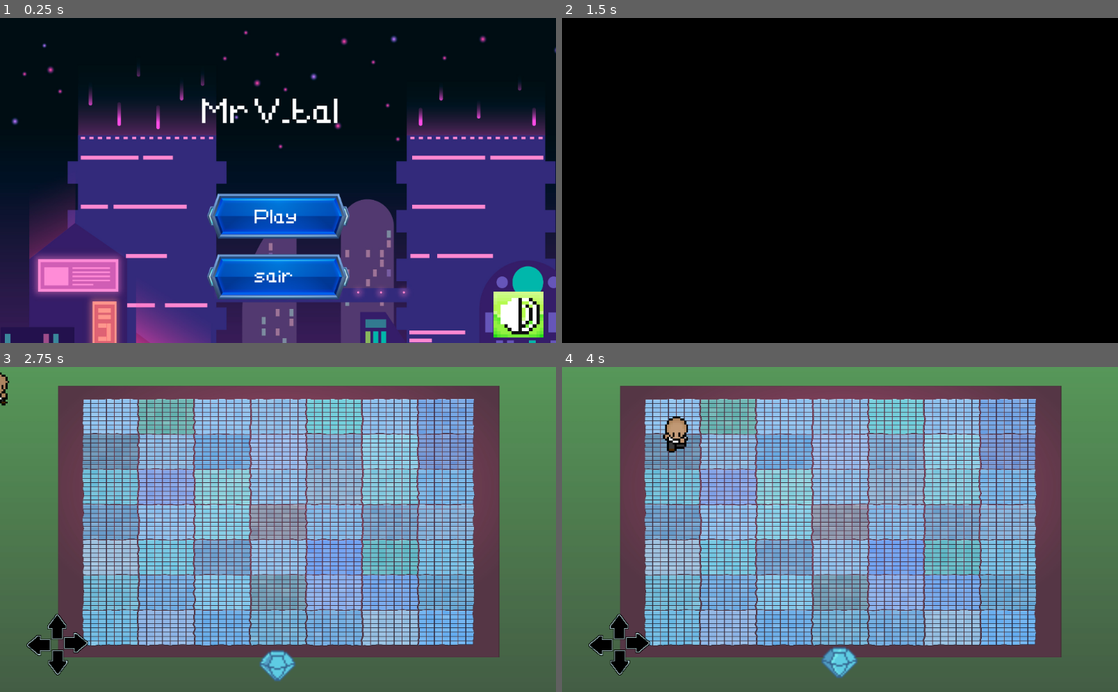
Above: before the commit, frames 1-4 (two rows, left to right).
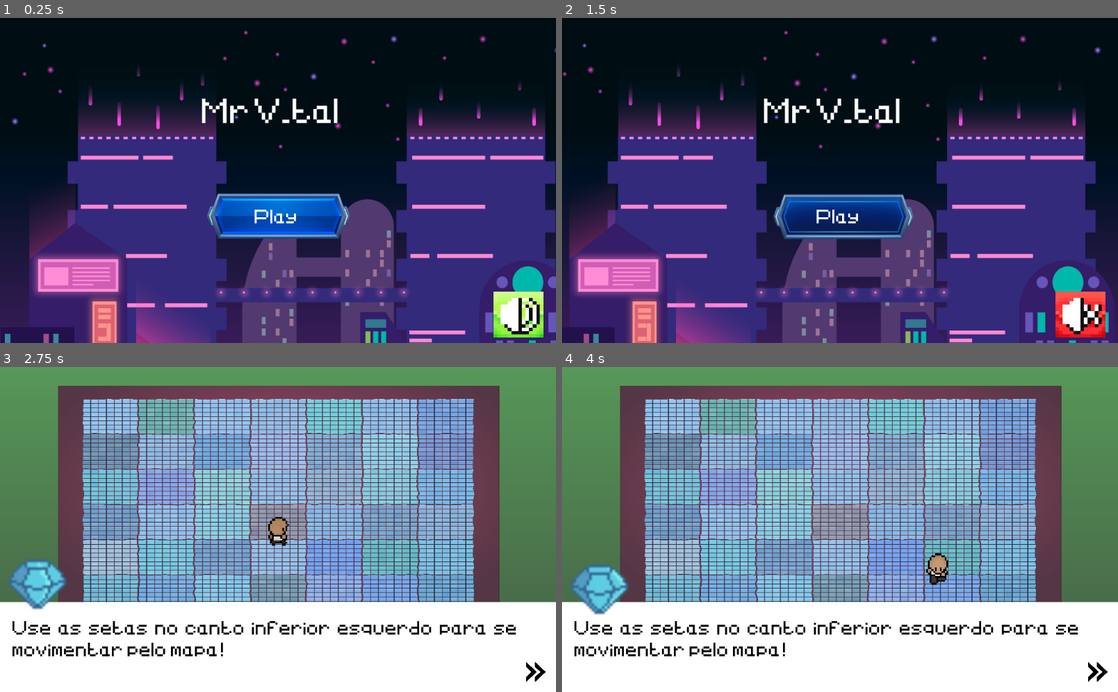
Above: after the commit, the same moments.

Repository: 2023M1T8-Inteli/grupo3
Game: Godot game, scene res://cenas/menu/Menu.tscn
The game is run twice, just before and just after one commit, with the same random seed, the same clock (stepped at 60 frames per second) and the same inputs.
Inputs (mouse positions are in pixels of both pictures, inside the frame that each line leads up to):
- Up to frame 1 (0.25 s): no input
- Up to frame 2 (1.5 s): click (1079, 313) at 0.5 s; click "Play" at 1.25 s
- Up to frame 3 (2.75 s): click (533, 672) at 2.02 s
- Up to frame 4 (4 s): tap Enter (ui_accept) at 2.75, 3.02, 3.77 s; hold Right (ui_right) 2.78-3.53 s; hold Down (ui_down) from 3.53 s (still down)

The runs differ from the first frame. In frame 1, 3.3% of the frame differs, in the area x 37-63%, y 72-87%; in frame 2, 70%, in the area x 0-100%, y 3-100%; in frame 3, 29%; in frame 4, 29%.

Commit message:
Mudança

Diff:
--- a/src/Projeto-MR.Vtal/cenas/mapa_principal/mapa_principal.tscn
+++ b/src/Projeto-MR.Vtal/cenas/mapa_principal/mapa_principal.tscn
@@ -144,7 +144,7 @@
 extents = Vector2( 9.5, 72.5 )
 
 [sub_resource type="DynamicFont" id=10]
-size = 20
+size = 28
 font_data = ExtResource( 4 )
 
 [sub_resource type="DynamicFont" id=11]
@@ -444,12 +444,6 @@
 position = Vector2( -1137, 1106 )
 shape = SubResource( 6 )
 
-[node name="Barreira5" type="CollisionPolygon2D" parent="Mapa_detalhes/Colisões"]
-polygon = PoolVector2Array( 355, -286, 379, -286, 391, -271, 385, -255, 414, -253, 422, -236, 417, -223, 440, -221, 456, -204, 448, -190, 481, -189, 469, -218, 448, -226, 434, -252, 415, -259, 404, -282, 383, -291, 371, -316, 359, -309 )
-
-[node name="Barreira" type="CollisionPolygon2D" parent="Mapa_detalhes/Colisões"]
-polygon = PoolVector2Array( -189, -191, -162, -190, -172, -215, -158, -222, -128, -222, -140, -246, -125, -253, -95, -254, -106, -279, -92, -287, -66, -287, -75, -316, -96, -303, -181, -216 )
-
 [node name="CollisionShape2D" type="CollisionShape2D" parent="Mapa_detalhes/Colisões"]
 position = Vector2( 624, 725 )
 shape = SubResource( 9 )
@@ -593,10 +587,10 @@
 
 [node name="texto" type="Label" parent="dialogo/Dialogo"]
 modulate = Color( 0, 0, 0, 1 )
-margin_left = 11.0
+margin_left = 15.0
 margin_top = 51.0
 margin_right = 964.0
-margin_bottom = 184.0
+margin_bottom = 177.0
 custom_fonts/font = SubResource( 10 )
 text = "asdasdasdasd"
 align = 3
--- a/src/Projeto-MR.Vtal/cenas/menu/Menu.tscn
+++ b/src/Projeto-MR.Vtal/cenas/menu/Menu.tscn
@@ -60,10 +60,10 @@
 volume_db = -33.681
 autoplay = true
 
-[node name="AudioStreamPlayer2D" type="AudioStreamPlayer2D" parent="TextureRect"]
+[node name="clique_botao" type="AudioStreamPlayer2D" parent="TextureRect"]
 scale = Vector2( 1.85959, 1.79081 )
 stream = ExtResource( 9 )
-volume_db = 1.0
+volume_db = 0.1
 
 [node name="Timer" type="Timer" parent="TextureRect"]
 wait_time = 0.21
@@ -90,22 +90,6 @@
 custom_fonts/font = SubResource( 1 )
 text = "Play"
 
-[node name="sair" type="TextureButton" parent="VBoxContainer"]
-margin_top = 112.0
-margin_right = 417.0
-margin_bottom = 220.0
-texture_normal = ExtResource( 2 )
-texture_pressed = ExtResource( 4 )
-texture_hover = ExtResource( 1 )
-
-[node name="Label" type="Label" parent="VBoxContainer/sair"]
-margin_left = 97.0
-margin_top = 29.0
-margin_right = 177.0
-margin_bottom = 66.0
-custom_fonts/font = SubResource( 1 )
-text = "sair"
-
 [node name="Label3" type="Label" parent="."]
 margin_left = 469.0
 margin_top = 136.0
@@ -128,4 +112,3 @@
 [connection signal="pressed" from="TextureRect/Volume" to="TextureRect" method="_on_Volume_pressed"]
 [connection signal="timeout" from="TextureRect/Timer" to="TextureRect" method="_on_Timer_timeout"]
 [connection signal="pressed" from="VBoxContainer/TextureButton" to="TextureRect" method="_on_TextureButton_pressed"]
-[connection signal="pressed" from="VBoxContainer/sair" to="TextureRect" method="_on_sair_pressed"]
--- a/src/Projeto-MR.Vtal/cenas/tutorial/tutorial.tscn
+++ b/src/Projeto-MR.Vtal/cenas/tutorial/tutorial.tscn
@@ -72,30 +72,30 @@
 texture = ExtResource( 1 )
 
 [node name="Personagem" parent="." instance=ExtResource( 3 )]
-position = Vector2( -6, 37 )
-scale = Vector2( 1.5, 1.5 )
+position = Vector2( 512, 300 )
+scale = Vector2( 1.3, 1.3 )
 
 [node name="gamepad" type="Node2D" parent="."]
-position = Vector2( 87, 434 )
+position = Vector2( 76, 402 )
 rotation = 0.000576615
-scale = Vector2( 0.949037, 1 )
+scale = Vector2( 1.4, 1.4 )
 
 [node name="up" type="TouchScreenButton" parent="gamepad"]
-position = Vector2( -10, 18 )
+position = Vector2( 6.65666, -4.00366 )
 normal = ExtResource( 8 )
 
 [node name="down" type="TouchScreenButton" parent="gamepad"]
-position = Vector2( 50, 139 )
+position = Vector2( 66.6566, 116.996 )
 rotation = 3.14159
 normal = ExtResource( 8 )
 
 [node name="right" type="TouchScreenButton" parent="gamepad"]
-position = Vector2( 83, 46 )
+position = Vector2( 98.8078, 22.8148 )
 rotation = 1.5708
 normal = ExtResource( 8 )
 
 [node name="left" type="TouchScreenButton" parent="gamepad"]
-position = Vector2( -44, 109 )
+position = Vector2( -28.1922, 85.8148 )
 rotation = -1.5708
 normal = ExtResource( 8 )
 
@@ -110,6 +110,7 @@
 position = Vector2( -0.271179, 1.62711 )
 scale = Vector2( 0.804555, 0.804555 )
 frames = SubResource( 10 )
+frame = 5
 playing = true
 
 [node name="CanvasLayer" type="CanvasLayer" parent="."]
@@ -120,7 +121,6 @@
 margin_bottom = 40.0
 
 [node name="dialogo" type="ColorRect" parent="."]
-visible = false
 margin_left = -1.0
 margin_top = 434.0
 margin_right = 1026.0
@@ -141,6 +141,7 @@
 position = Vector2( 70, -26 )
 scale = Vector2( 4.77295, 4.77295 )
 frames = SubResource( 10 )
+frame = 5
 playing = true
 
 [node name="TextureButton" type="TextureButton" parent="dialogo"]
--- a/src/Projeto-MR.Vtal/hud.gd
+++ b/src/Projeto-MR.Vtal/hud.gd
@@ -3,6 +3,7 @@
 
 func _ready():
 	$VBoxContainer/pont_0.show()
+
 func _process(delta):
 
 	if Global.pontuacao == 1:
@@ -11,32 +12,32 @@
 		$VBoxContainer/pont_0.hide()
 		$VBoxContainer/pont3.hide()
 		$VBoxContainer/pont_4.hide()
+
 	elif Global.pontuacao == 2:
 		$VBoxContainer/pont_2.show()
 		$VBoxContainer/pont_1.hide()
 		$VBoxContainer/pont_0.hide()
 		$VBoxContainer/pont3.hide()
 		$VBoxContainer/pont_4.hide()
+
 	elif Global.pontuacao == 3:
 		$VBoxContainer/pont3.show()
 		$VBoxContainer/pont_2.hide()
 		$VBoxContainer/pont_1.hide()
 		$VBoxContainer/pont_0.hide()
 		$VBoxContainer/pont_4.hide()
+
 	elif Global.pontuacao == 4:
-
-
 		$VBoxContainer/pont_1.hide()
 		$VBoxContainer/pont_0.hide()
 		$VBoxContainer/pont3.hide()
 		$VBoxContainer/pont_2.hide()
 		$VBoxContainer/pont_4.show()
 		$Timer.start()
+
 	if Global.pontuacao == 2:
 		Global.nivel_2 = true
 		$VBoxContainer/nome_nivel.texture = load("res://imagens/níveis/MolduraDuquePronta.png")
-
-
 
 func _on_Timer_timeout():
 	$VBoxContainer/pont_4.hide()
--- a/src/Projeto-MR.Vtal/scripts/global/global.gd
+++ b/src/Projeto-MR.Vtal/scripts/global/global.gd
@@ -31,6 +31,7 @@
 		1: "Como sua primeira tarefa, precisamos que você instale a fibra ótica de um cliente na casa do quarteirão abaixo!"
 	}
 }
+
 var nivel_1= false
 var nivel_2= false
 var nivel_3= false
@@ -55,7 +56,7 @@
 func velocity(x):
 	speed = x
 
-var speed = 300
+var speed = 250
 # Called when the node enters the scene tree for the first time.
 func _ready():
 	controle_nathalia = true
--- a/src/Projeto-MR.Vtal/scripts/mapa_principal/mapa_principal.gd
+++ b/src/Projeto-MR.Vtal/scripts/mapa_principal/mapa_principal.gd
@@ -3,6 +3,7 @@
 var dialogo = Global.falas["nathalia"] #carrega falas da nathalia
 var n = 0 #controle de falas, indíce do dicionário
 var controle = Global.controle_nathalia #controla se está no diálogo da nathalia, dicionário nathalia
+var nivel_2 = Global.nivel_2
 
 func _ready():
 	$dialogo.hide() #esconde dialogo e falas durante início da cena
@@ -15,13 +16,11 @@
 #		Global.nivel_1 = true
 #		Global.pontuacao = 0
 	else:
-		var nivel_2 = Global.nivel_2
 		$Situacao.queue_free() #após dialogo o personagem fica na posição inicial
 		$Personagem.position = Vector2(Global.posicaox,Global.posicaoy)
 		$excl.hide()
-	if Global.nivel_2 == true :
+	if Global.teste == true :
 		$nivel_1.start()
-
 
 func _on_Situacao_body_entered(body): #inicia animação nathalia e começa o timer da cena
 	$CanvasLayer.show()
@@ -76,12 +75,8 @@
 
 func _on_area_desbloqueada_timeout():
 	$Sprite/AnimationPlayer.play("sumir")
+	$Sprite/StaticBody2D.queue_free()
 	$nivel_1_2.start()
 
-
 func _on_area_reverso_timeout():
-	$Sprite/StaticBody2D.queue_free()
-	$Sprite.queue_free()
-	$Sprite/StaticBody2D/CollisionPolygon2D2.queue_free()
-	$Sprite/StaticBody2D/CollisionPolygon2D.queue_free()
 	$Personagem/Camera2D.position = Vector2(0,0)
--- a/src/Projeto-MR.Vtal/scripts/menu/TextureRect.gd
+++ b/src/Projeto-MR.Vtal/scripts/menu/TextureRect.gd
@@ -5,21 +5,27 @@
 #faz com que a variavel seja acessivel em outros scripts, como por exemplo no controle da interface grafica da cena
 # Called when the node enters the scene tree for the first time.
 func _ready():
+	$musica_fundo.play()
 	self.material.set_shader_param( "scroll_speed", scroll_speed)
 #ao iniciar a cena,  define um parametro shader "scroll_speed" para este objeto, ou seja um parametro que controla a disposição de pixels na tela
 
 func _on_TextureButton_pressed():
-	get_tree().change_scene("res://cenas/tutorial/tutorial.tscn")
+	$clique_botao.play()
+	$Timer.start()
+
 # ao pressionar o botão 1(play) troca para a tela de tutorial com o personagem principal
 
 func _on_Volume_pressed(): #ao clicar no botão de volume a música para e ao clicar novamente ela volta e assim sucessivamente
+	$clique_botao.play()
 	if music_status == true:
-		$musica_fundo.stop()
+		$musica_fundo.stream_paused = true
+		$Volume.texture_normal = load("res://imagens/menu/imagem (18).png")
 		music_status = false
 	else:
-		$musica_fundo.play()
+		$musica_fundo.stream_paused = false
+		$Volume.texture_normal = load("res://imagens/menu/imagem (17).png")
 		music_status = true
 
 
-func _on_sair_pressed():
-	get_tree().quit()
+func _on_Timer_timeout():
+	get_tree().change_scene("res://cenas/tutorial/tutorial.tscn")
--- a/src/Projeto-MR.Vtal/scripts/player/Jogador.gd
+++ b/src/Projeto-MR.Vtal/scripts/player/Jogador.gd
@@ -12,6 +12,7 @@
 var down = false
 var right = false
 var left = false
+
 func _ready() -> void:
 	screen_size = get_viewport_rect().size #Define o tamanho da tela
 
@@ -48,11 +49,11 @@
 				$Animacao.animation = 'baixo'
 		else:
 			$Animacao.stop()
-#		if controle_tela == false:
-#			pass
-#		else:
-#			position.x = clamp(position.x, 0, screen_size.x) #Define o limite horizontal da tela
-#			position.y = clamp(position.y, 0, screen_size.y) #Define o limite vertical da tela
+		if controle_tela == false:
+			pass
+		else:
+			position.x = clamp(position.x, 0, screen_size.x) #Define o limite horizontal da tela
+			position.y = clamp(position.y, 0, screen_size.y) #Define o limite vertical da tela
 		#Código comentado para poder instanciar o mapa principal diretamente sem definir a tela. Mas pro funcionamento do jogo, ele deve estar rodando
 func _on_Diamante_body_entered(body):
 	Global.velocity(0)
@@ -80,39 +81,29 @@
 func _on_Timer2_timeout():
 	pass
 
-
-
 func _on_up_pressed():
 	up = true # Replace with function body.
-
 
 func _on_up_released():
 	up = false #Replace with function body.
 
-
 func _on_down_pressed():
 	down = true # Replace with function body.
-
 
 func _on_down_released():
 	down = false # Replace with function body.
 
-
 func _on_right_pressed():
 	right = true # Replace with function body.
-
 
 func _on_left_pressed():
 	left = true# Replace with function body.
 
-
 func _on_right_released():
 	right = false # Replace with function body.
 
-
 func _on_left_released():
 	left = false # Replace with function body.
-
 
 func _on_Area2D_body_entered(body):
 	posicaox = position.x
--- a/src/Projeto-MR.Vtal/scripts/situacoes/Situação1.gd
+++ b/src/Projeto-MR.Vtal/scripts/situacoes/Situação1.gd
@@ -91,10 +91,7 @@
 	$CaixaDialogo/Button.show()
 
 func _on_passar_pressed(): #volta o personagem para o mapa
-	print(pontuacao)
-	print(Global.pontuacao)
+	Global.controle_false()
 	Global.atualizar_pontuacao(pontuacao)
-	if Global.pontuacao == 2:
-		Global.nivel_2 = true
-	Global.controle_false()
+	Global.teste = true
 	get_tree().change_scene("res://cenas/mapa_principal/mapa_principal.tscn") # Replace with function body.
--- a/src/Projeto-MR.Vtal/scripts/tutorial/tutorial.gd
+++ b/src/Projeto-MR.Vtal/scripts/tutorial/tutorial.gd
@@ -4,26 +4,28 @@
 var n = 1
 
 func _ready():
+	$gamepad.hide()
 	$Transition2.hide()
 	$dialogo.hide()
 	$dialogo/diamante2.hide()
 	$Transition/Fill/animation.play_backwards("transicao")
 	$Transition.timer()
+	$dialogo.show()
+	$dialogo/diamante2.show()
+	$dialogo/texto.text = falas_diamante[0]
 
 func _on_TextureButton_pressed():
 	if n == 3:				 #se o índice do dicionario for 3 ele muda de cena, pois não há este indice nele
-		$Transition2.show()
-		$Transition2/Fill/animation.play("transicao")
-		$Timer.start()
-#
+		$dialogo.queue_free()
+		$gamepad.show()
 	else:  					#ao clicar no botão ele atualiza o dialogo(passa para as proximas falas)
 		$dialogo/texto.text = falas_diamante[n]
 		n += 1
 
 func _on_Diamante_body_entered(body):
-	$dialogo.show()
-	$dialogo/diamante2.show()
-	$dialogo/texto.text = falas_diamante[0]
+	$Timer.start()
+	$Transition2.show()
+	$Transition2/Fill/animation.play("transicao")
 
 func _on_Timer_timeout():
 	get_tree().change_scene("res://cenas/dialogo_fabricio/DiálogoFabricio.tscn")
